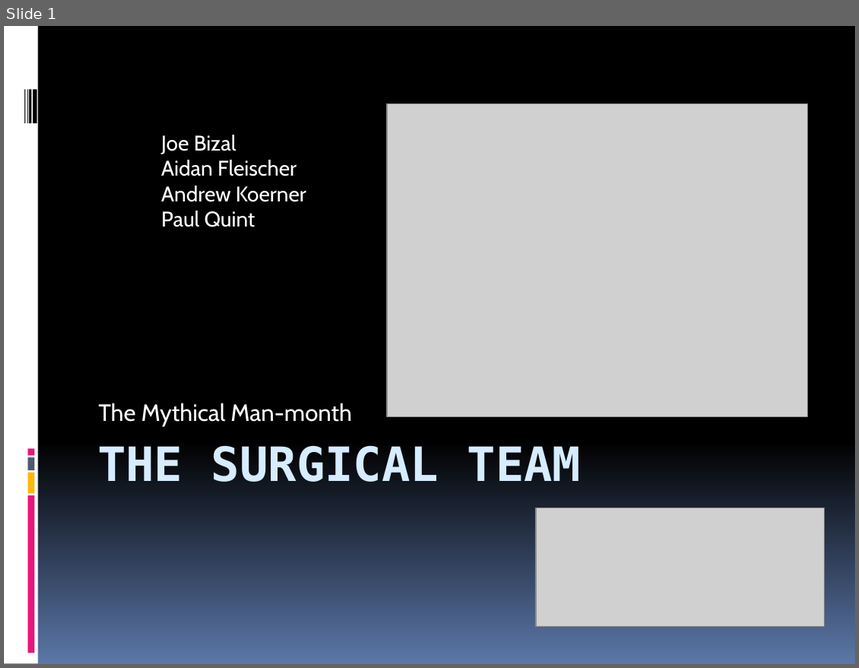
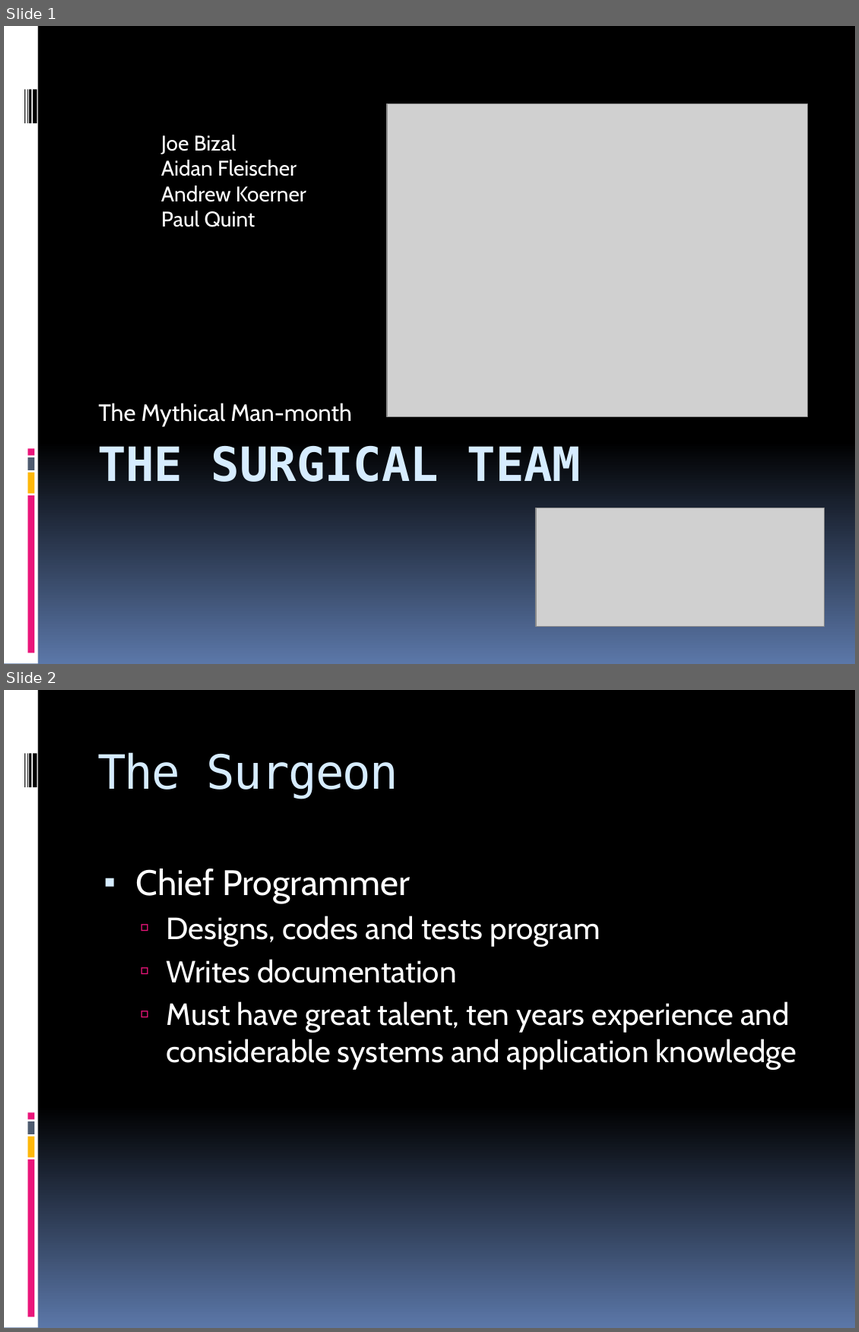
Before and after one commit to akoerner/SoftwareEngineering, a slide deck: homeworks/hw2/MythicalMan-month_SurgicalTeam.pptx. Shown one above the other, each under a label of ours: slide 1 before the commit, slides 1 and 2 after it. The pictures are 859x668 and 859x1332 pixels, drawn with LibreOffice and Linux fonts; fonts in the diff are those of the drawing; grey boxes stand for pictures. Boxes give left, top, right and bottom in pixels: in the first picture for what was removed or moved away, otherwise in the second. Text is boxed around its words. In the diff, an @@ line names an element or a change of style, - is before the commit and + after.

Commit message:
Added slides on surgeon, copilot, admin, and editor

```diff
--- a/homeworks/hw2/MythicalMan-month_SurgicalTeam.pptx
+++ b/homeworks/hw2/MythicalMan-month_SurgicalTeam.pptx
@@ slide 2 added at (x1=4, y1=690, x2=855, y2=1328), background gradient #000000 to #5B77A8; not listed: 9 template elements that a slide beside it also shows @@
@@ title added at (x1=97, y1=752, x2=398, y2=799), 40 pt, text #D6ECFF @@
+The Surgeon
@@ text added at (x1=135, y1=869, x2=797, y2=1069), 26 pt, text #FFFFFF @@
+▪ Chief Programmer
+  ▫ Designs, codes and tests program
+  ▫ Writes documentation
+  ▫ Must have great talent, ten years experience and considerable systems and application knowledge
```
Also in this commit, not shown: 3 other slides added, 3 slides removed.
